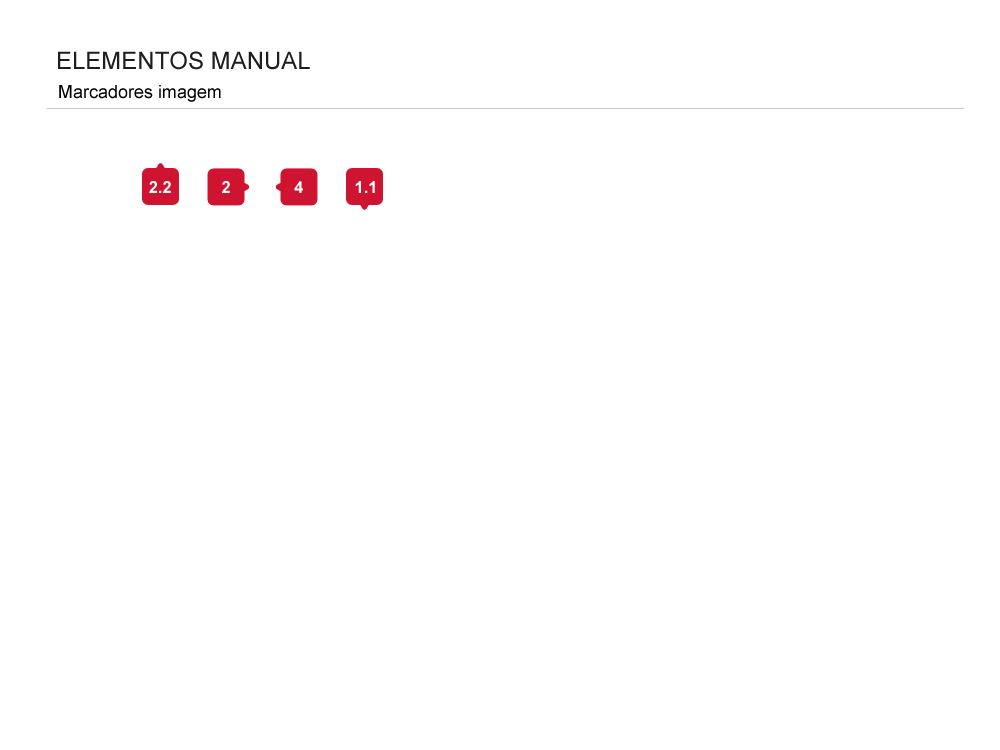
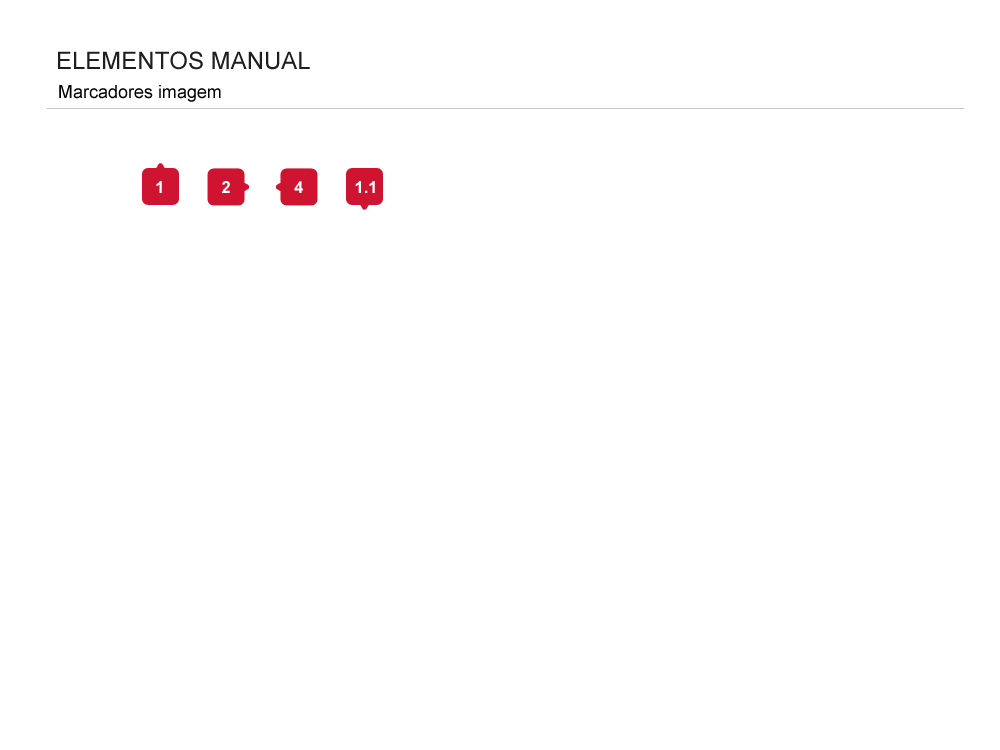
Layers edited between the first and the second w=1000, h=750 image:
renamed "2.2" to "1", painted on it over [149, 181, 171, 193]
